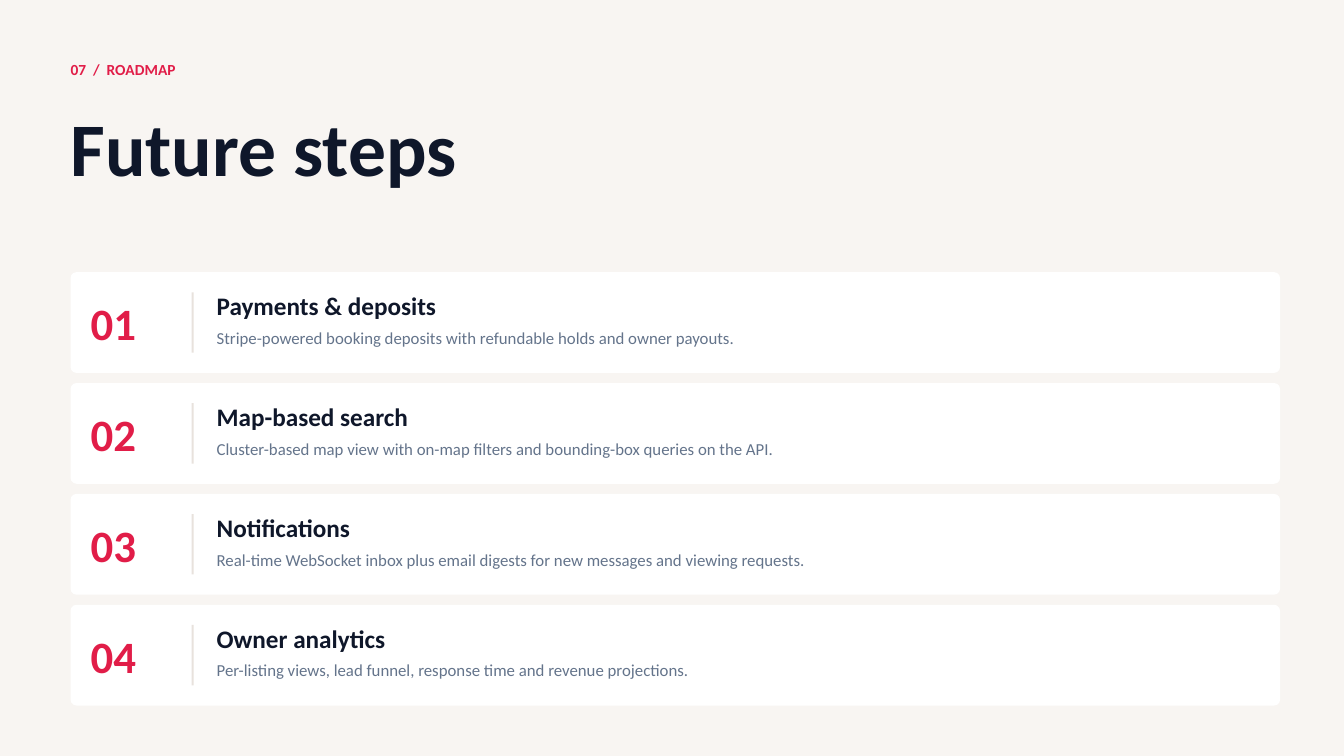
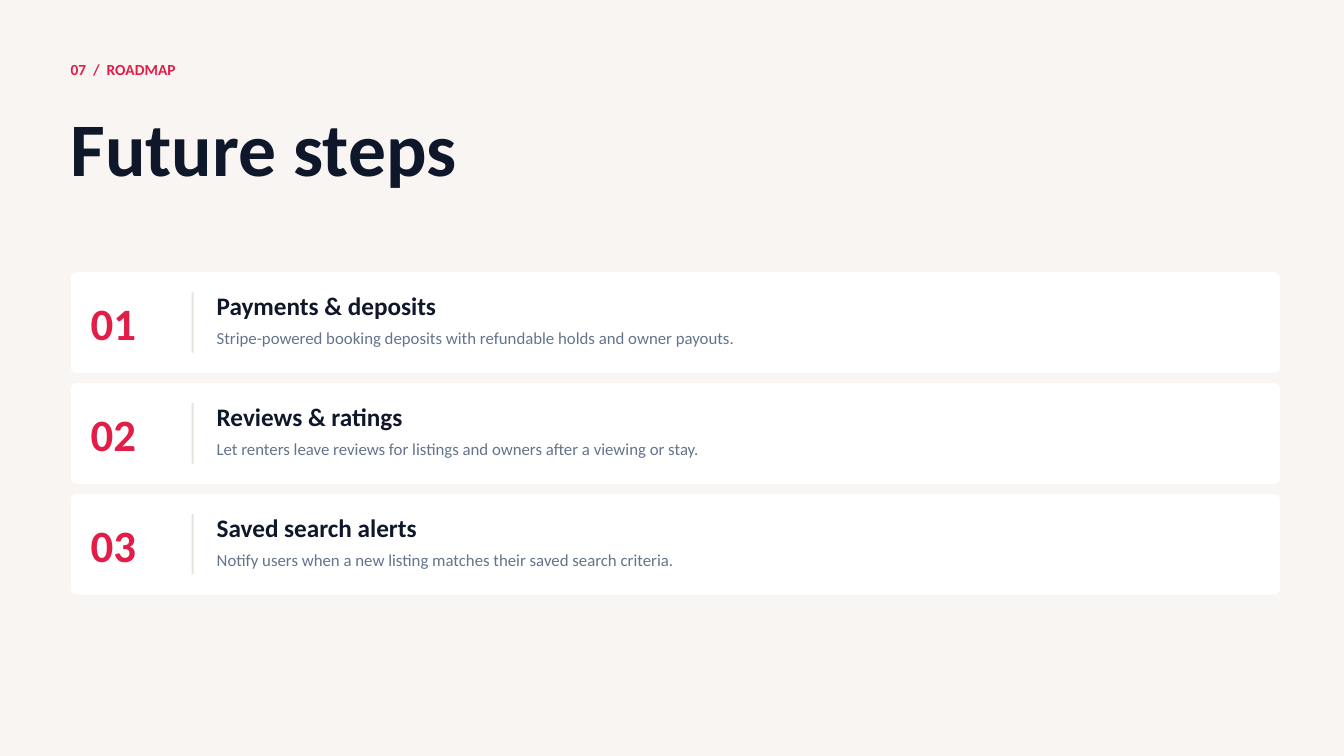
Before and after one commit to opoiasnik/FSA-BE, a slide deck: slide 8 of docs/presentation/FSA-Rental-Presentation.pptx. Drawn at 1344x756 pixels with LibreOffice and Linux fonts; fonts in the diff are those of the drawing. Boxes give left, top, right and bottom in pixels: in the first picture for what was removed or moved away, otherwise in the second. Text is boxed around its words. In the diff, an @@ line names an element or a change of style, - is before the commit and + after.

```diff
--- a/docs/presentation/FSA-Rental-Presentation.pptx
+++ b/docs/presentation/FSA-Rental-Presentation.pptx
@@ text at (217, 408, 402, 431): text changed @@
-Map-based search
+Reviews & ratings
@@ text at (217, 443, 698, 458): text changed @@
-Cluster-based map view with on-map filters and bounding-box queries on the API.
+Let renters leave reviews for listings and owners after a viewing or stay.
@@ text at (217, 519, 417, 537): text changed @@
-Notifications
+Saved search alerts
@@ text at (217, 554, 674, 569): text changed @@
-Real-time WebSocket inbox plus email digests for new messages and viewing requests.
+Notify users when a new listing matches their saved search criteria.
@@ rounded rectangle removed at (71, 605, 1280, 706) @@
@@ rectangle removed at (192, 625, 194, 686) @@
@@ text removed at (91, 643, 136, 674) @@
-04
@@ text removed at (217, 630, 385, 652) @@
-Owner analytics
@@ text removed at (217, 664, 688, 679) @@
-Per-listing views, lead funnel, response time and revenue projections.
```
Also in this commit, not shown: 5 other slides changed, 3 slides added, 3 slides removed, 11 other files.
